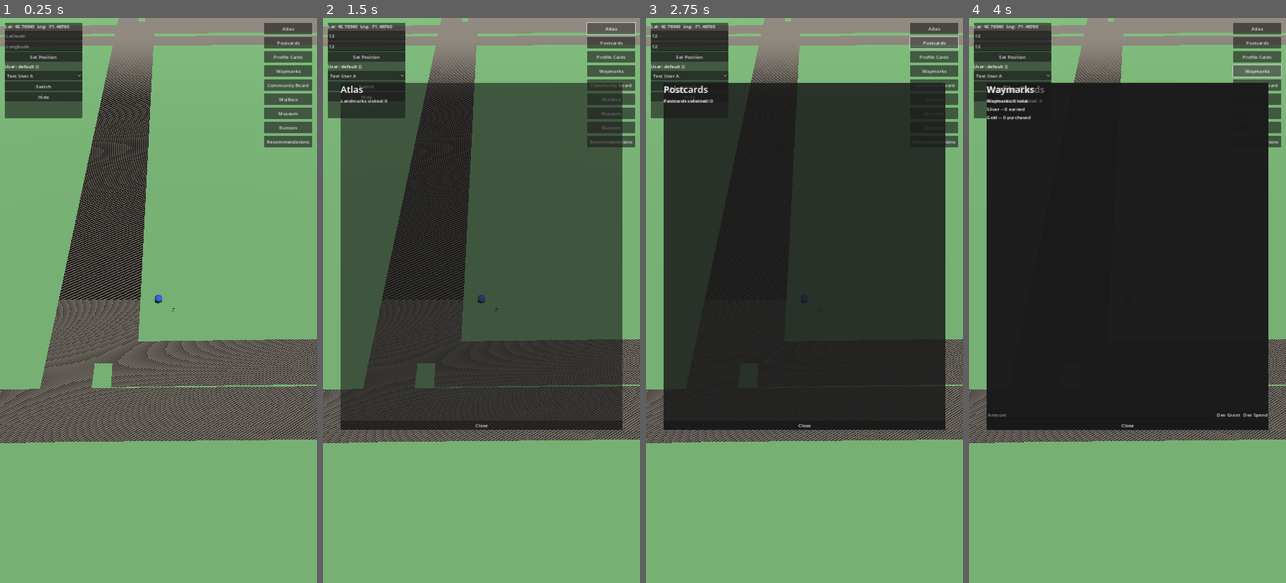
Above: before the commit, frames 1-4 (left to right).
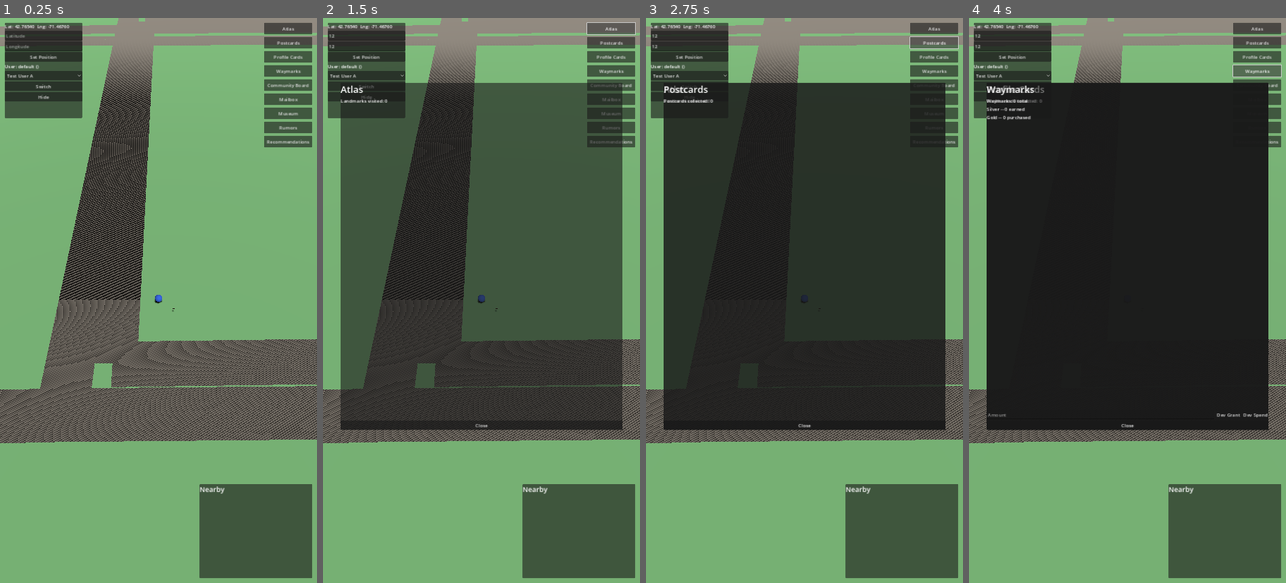
Above: after the commit, the same moments.

Repository: Dominic339/Shared-Skies
Game: Godot game, scene res://scenes/Main.tscn
The game is run twice, just before and just after one commit, with the same random seed, the same clock (stepped at 60 frames per second) and the same inputs.
Inputs (mouse positions are in pixels of both pictures, inside the frame that each line leads up to):
- Up to frame 1 (0.25 s): no input
- Up to frame 2 (1.5 s): click (367, 34) at 0.52 s; type "12" at 0.6 s; click (367, 46) at 0.75 s; type "12" at 0.83 s; click "Atlas" at 1.25 s
- Up to frame 3 (2.75 s): click "Postcards" at 2 s
- Up to frame 4 (4 s): click "Profile Cards" at 2.75 s; click "Waymarks" at 3.5 s

The runs differ from the first frame. In frame 1, 5.9% of the frame differs, in the area x 62-99%, y 82-100%; in frame 2, 5.9%; in frame 3, 5.9%; in frame 4, 5.9%.

Commit message:
Face signs toward nearest road, add wind swirl and Nearby corner list
- Landmark signs now auto-orient toward the closest road in their own
  cooked map tile data (road_facing.gd) whenever facing_degrees hasn't
  been manually set (still-unapplied migration 20260746000000 edited
  in place: the column is now nullable/no-default, null meaning "auto").
  A manually-set value always wins, so a later content pass can still
  hand-tune individual signs.
- Added an ambient wind-swirl particle effect (WindSwirl.tscn, ring
  emission + curl-noise turbulence, additive soft quads) around each
  Landmark marker -- a small Pokestop-like ambient touch, no texture
  assets required.
- Added a small always-on "Nearby" corner panel (Pokemon GO style)
  listing the 5 closest Landmarks/Community Centers by distance;
  tapping an entry jumps to it the same way tapping its in-world
  marker does.

Diff:
--- a/client/scenes/LandmarkMarker.tscn
+++ b/client/scenes/LandmarkMarker.tscn
@@ -1,8 +1,9 @@
-[gd_scene load_steps=9 format=3]
+[gd_scene load_steps=10 format=3]
 
 [ext_resource type="Script" path="res://scripts/landmark_marker.gd" id="1"]
 [ext_resource type="PackedScene" path="res://assets/models/landmark_sign.glb" id="2"]
 [ext_resource type="PackedScene" path="res://assets/models/profile_card_holder.glb" id="3"]
+[ext_resource type="PackedScene" path="res://scenes/WindSwirl.tscn" id="4"]
 
 [sub_resource type="BoxShape3D" id="BoxShape3D_1"]
 size = Vector3(0.4, 2.7, 2.4)
@@ -74,3 +75,6 @@
 font_size = 48
 outline_size = 8
 text = "Landmark Name"
+
+[node name="WindSwirl" parent="." instance=ExtResource("4")]
+transform = Transform3D(1, 0, 0, 0, 1, 0, 0, 0, 1, 0, 0.05, 0)
--- a/client/scenes/Main.tscn
+++ b/client/scenes/Main.tscn
@@ -16,6 +16,7 @@
 [ext_resource type="Script" path="res://scripts/rumors_ui.gd" id="14"]
 [ext_resource type="Script" path="res://scripts/community_recommendations_ui.gd" id="15"]
 [ext_resource type="Script" path="res://scripts/community_center_ui.gd" id="16"]
+[ext_resource type="Script" path="res://scripts/nearby_ui.gd" id="17"]
 
 [sub_resource type="PlaneMesh" id="PlaneMesh_1"]
 size = Vector2(6000, 6000)
@@ -642,3 +643,38 @@
 
 [node name="CloseButton" type="Button" parent="CommunityCenterUI/Panel/VBoxContainer"]
 text = "Close"
+
+[node name="NearbyUI" type="CanvasLayer" parent="."]
+script = ExtResource("17")
+
+[node name="Panel" type="PanelContainer" parent="NearbyUI"]
+offset_left = 680.0
+offset_top = 1584.0
+offset_right = 1064.0
+offset_bottom = 1904.0
+
+[node name="VBoxContainer" type="VBoxContainer" parent="NearbyUI/Panel"]
+
+[node name="TitleLabel" type="Label" parent="NearbyUI/Panel/VBoxContainer"]
+theme_override_font_sizes/font_size = 24
+text = "Nearby"
+
+[node name="Entry1" type="Button" parent="NearbyUI/Panel/VBoxContainer"]
+visible = false
+text = "--"
+
+[node name="Entry2" type="Button" parent="NearbyUI/Panel/VBoxContainer"]
+visible = false
+text = "--"
+
+[node name="Entry3" type="Button" parent="NearbyUI/Panel/VBoxContainer"]
+visible = false
+text = "--"
+
+[node name="Entry4" type="Button" parent="NearbyUI/Panel/VBoxContainer"]
+visible = false
+text = "--"
+
+[node name="Entry5" type="Button" parent="NearbyUI/Panel/VBoxContainer"]
+visible = false
+text = "--"
--- /dev/null
+++ b/client/scenes/WindSwirl.tscn
@@ -0,0 +1,42 @@
+[gd_scene load_steps=5 format=3]
+
+[ext_resource type="Shader" path="res://shaders/wind_particle.gdshader" id="1"]
+
+[sub_resource type="ShaderMaterial" id="ShaderMaterial_1"]
+shader = ExtResource("1")
+shader_parameter/tint = Color(0.95, 0.92, 0.8, 0.5)
+
+[sub_resource type="QuadMesh" id="QuadMesh_1"]
+material = SubResource("ShaderMaterial_1")
+size = Vector2(0.35, 0.35)
+
+[sub_resource type="ParticleProcessMaterial" id="ParticleProcessMaterial_1"]
+emission_shape = 6
+emission_ring_axis = Vector3(0, 1, 0)
+emission_ring_height = 0.1
+emission_ring_radius = 1.9
+emission_ring_inner_radius = 1.3
+direction = Vector3(0, 1, 0)
+spread = 20.0
+initial_velocity_min = 0.15
+initial_velocity_max = 0.35
+gravity = Vector3(0, 0.05, 0)
+turbulence_enabled = true
+turbulence_noise_strength = 1.4
+turbulence_noise_scale = 2.5
+turbulence_noise_speed = Vector3(0.2, 0.1, 0.2)
+turbulence_influence_min = 0.4
+turbulence_influence_max = 0.8
+damping_min = 0.1
+damping_max = 0.3
+scale_min = 0.6
+scale_max = 1.2
+
+[node name="WindSwirl" type="GPUParticles3D"]
+amount = 20
+lifetime = 3.5
+preprocess = 3.5
+randomness = 0.6
+fixed_fps = 30
+draw_pass_1 = SubResource("QuadMesh_1")
+process_material = SubResource("ParticleProcessMaterial_1")
--- a/client/scripts/main.gd
+++ b/client/scripts/main.gd
@@ -45,6 +45,7 @@
 @onready var community_recommendations_ui: CanvasLayer = $CommunityRecommendationsUI
 @onready var community_center_markers: Node3D = $CommunityCenterMarkers
 @onready var community_center_ui: CanvasLayer = $CommunityCenterUI
+@onready var nearby_ui: CanvasLayer = $NearbyUI
 
 var markers_by_landmark_id: Dictionary = {}
 var focused_marker: LandmarkMarker = null
@@ -69,6 +70,9 @@
 	community_center_ui.setup_links(
 		community_board_ui, museum_ui, mailbox_ui, community_recommendations_ui
 	)
+	nearby_ui.setup(landmark_markers, community_center_markers, player_marker, PROXIMITY_RADIUS_METERS)
+	nearby_ui.landmark_tapped.connect(_on_landmark_marker_tapped)
+	nearby_ui.community_center_tapped.connect(_on_community_center_marker_tapped)
 
 	if not SupabaseClient.is_ready:
 		await SupabaseClient.authenticated
@@ -195,15 +199,26 @@
 	for row: Dictionary in rows:
 		var marker: LandmarkMarker = LandmarkMarkerScene.instantiate()
 		landmark_markers.add_child(marker)
+		var lat: float = row.get("lat", 0.0)
+		var lng: float = row.get("lng", 0.0)
+		# null facing_degrees means no manual override has been set for
+		# this Landmark yet -- fall back to auto-facing the nearest road;
+		# if even that finds nothing nearby (outside the exported map
+		# area), 0.0 is a reasonable last-resort default.
+		var facing_degrees: Variant = row.get("facing_degrees")
+		if facing_degrees == null:
+			facing_degrees = RoadFacing.compute_facing_degrees(lat, lng)
+		if facing_degrees == null:
+			facing_degrees = 0.0
 		marker.setup(
 			row.get("id", ""),
 			row.get("code", ""),
 			row.get("name", ""),
 			row.get("category", ""),
 			row.get("profile_card_slot_count", 3),
-			row.get("facing_degrees", 0.0)
+			facing_degrees
 		)
-		marker.position = GeoProjection.to_local(row.get("lat", 0.0), row.get("lng", 0.0))
+		marker.position = GeoProjection.to_local(lat, lng)
 		marker.tapped.connect(_on_landmark_marker_tapped)
 		markers_by_landmark_id[marker.landmark_id] = marker
 
--- /dev/null
+++ b/client/scripts/nearby_ui.gd
@@ -0,0 +1,94 @@
+extends CanvasLayer
+
+# Small always-on corner widget, Pokemon-GO-style -- not a modal panel
+# (no Close button, not wired into main.gd's Escape handler chain), just
+# a passive distance-sorted readout of the closest Landmarks/Community
+# Centers that updates on an interval rather than every frame, and lets
+# the player tap an entry to jump straight to it (same as tapping the
+# marker itself in the world).
+
+signal landmark_tapped(marker: LandmarkMarker)
+signal community_center_tapped(marker: CommunityCenterMarker)
+
+const UPDATE_INTERVAL_SECONDS := 0.5
+const MAX_ENTRIES := 5
+
+@onready var entry_buttons: Array[Button] = [
+	$Panel/VBoxContainer/Entry1,
+	$Panel/VBoxContainer/Entry2,
+	$Panel/VBoxContainer/Entry3,
+	$Panel/VBoxContainer/Entry4,
+	$Panel/VBoxContainer/Entry5,
+]
+
+var _landmark_markers: Node3D
+var _community_center_markers: Node3D
+var _player_marker: Node3D
+var _proximity_radius_meters: float = 25.0
+var _timer_seconds: float = 0.0
+var _entry_markers: Array = []
+
+
+func _ready() -> void:
+	for i in entry_buttons.size():
+		entry_buttons[i].visible = false
+		entry_buttons[i].pressed.connect(_on_entry_pressed.bind(i))
+		_entry_markers.append(null)
+
+
+func setup(
+	landmark_markers: Node3D, community_center_markers: Node3D,
+	player_marker: Node3D, proximity_radius_meters: float
+) -> void:
+	_landmark_markers = landmark_markers
+	_community_center_markers = community_center_markers
+	_player_marker = player_marker
+	_proximity_radius_meters = proximity_radius_meters
+	_refresh()
+
+
+func _process(delta: float) -> void:
+	_timer_seconds += delta
+	if _timer_seconds < UPDATE_INTERVAL_SECONDS:
+		return
+	_timer_seconds = 0.0
+	_refresh()
+
+
+func _refresh() -> void:
+	if _landmark_markers == null or _player_marker == null:
+		return
+
+	var entries: Array = []
+	for marker: LandmarkMarker in _landmark_markers.get_children():
+		entries.append({
+			"marker": marker,
+			"name": marker.landmark_name,
+			"distance": _player_marker.global_position.distance_to(marker.global_position),
+		})
+	for marker: CommunityCenterMarker in _community_center_markers.get_children():
+		entries.append({
+			"marker": marker,
+			"name": marker.center_name,
+			"distance": _player_marker.global_position.distance_to(marker.global_position),
+		})
+	entries.sort_custom(func(a: Dictionary, b: Dictionary) -> bool: return a["distance"] < b["distance"])
+
+	for i in entry_buttons.size():
+		if i < entries.size():
+			var entry: Dictionary = entries[i]
+			var suffix := "  (in range)" if entry["distance"] <= _proximity_radius_meters else ""
+			entry_buttons[i].text = "%s — %dm%s" % [entry["name"], int(entry["distance"]), suffix]
+			entry_buttons[i].visible = true
+			_entry_markers[i] = entry["marker"]
+		else:
+			entry_buttons[i].visible = false
+			_entry_markers[i] = null
+
+
+func _on_entry_pressed(index: int) -> void:
+	var marker: Variant = _entry_markers[index]
+	if marker is LandmarkMarker:
+		landmark_tapped.emit(marker)
+	elif marker is CommunityCenterMarker:
+		community_center_tapped.emit(marker)
--- /dev/null
+++ b/client/scripts/road_facing.gd
@@ -0,0 +1,59 @@
+class_name RoadFacing
+extends RefCounted
+
+# Auto-orients a Landmark sign toward the nearest road, reusing the same
+# cooked tile JSON map_tile_loader.gd already streams (see
+# map_pipeline/export_cooked_tiles.py) -- read directly from disk here
+# instead of depending on MapTileLoader's player-position-driven
+# streaming, since a Landmark can be loaded before the player has ever
+# been anywhere near its tile. Only used as a fallback when a Landmark's
+# facing_degrees is null (no manual override set in the database yet).
+
+const ZOOM := 14
+const TILE_DIR := "res://assets/map_tiles/nashua/"
+# The Landmark's own tile plus one ring of neighbors -- a road can be the
+# closest one to a point sitting right at a tile's edge even though the
+# road itself is drawn in the adjacent tile.
+const SEARCH_RADIUS_TILES := 1
+
+
+# Returns a compass-style yaw in degrees (same atan2(x, z) convention
+# landmark_marker.gd's rotation.y and the old ambient face-camera code
+# both already used), or null if no road data is available near this
+# Landmark at all (e.g. outside the currently-exported map area).
+static func compute_facing_degrees(lat: float, lng: float) -> Variant:
+	var local_pos := GeoProjection.to_local(lat, lng)
+	var origin := Vector2(local_pos.x, local_pos.z)
+	var tile := GeoProjection.tile_index(lat, lng, ZOOM)
+
+	var closest_point: Vector2 = Vector2.ZERO
+	var closest_dist_sq := INF
+	var found := false
+
+	for dx in range(-SEARCH_RADIUS_TILES, SEARCH_RADIUS_TILES + 1):
+		for dy in range(-SEARCH_RADIUS_TILES, SEARCH_RADIUS_TILES + 1):
+			var path := "%s%d_%d_%d.json" % [TILE_DIR, ZOOM, tile.x + dx, tile.y + dy]
+			if not FileAccess.file_exists(path):
+				continue
+			var file := FileAccess.open(path, FileAccess.READ)
+			var data: Variant = JSON.parse_string(file.get_as_text())
+			if data == null:
+				continue
+
+			for road: Dictionary in data.get("roads", []):
+				var points: Array = road.get("points", [])
+				for i in range(points.size() - 1):
+					var a := Vector2(points[i][0], points[i][1])
+					var b := Vector2(points[i + 1][0], points[i + 1][1])
+					var candidate: Vector2 = Geometry2D.get_closest_point_to_segment(origin, a, b)
+					var dist_sq := origin.distance_squared_to(candidate)
+					if dist_sq < closest_dist_sq:
+						closest_dist_sq = dist_sq
+						closest_point = candidate
+						found = true
+
+	if not found:
+		return null
+
+	var to_road := closest_point - origin
+	return rad_to_deg(atan2(to_road.x, to_road.y))
--- /dev/null
+++ b/client/shaders/wind_particle.gdshader
@@ -0,0 +1,24 @@
+shader_type spatial;
+render_mode blend_add, cull_disabled, unshaded, depth_draw_never, shadows_disabled, billboard;
+
+// Soft round wisp for the ambient wind-swirl effect around Landmark signs
+// (see WindSwirl.tscn) -- a plain QuadMesh drawn with a radial alpha
+// falloff computed from UV distance-to-center, so it reads as a soft
+// puff/leaf instead of a hard-edged square. No texture asset needed.
+// billboard always faces the quad at the camera (particles have no
+// natural "forward" of their own); blend_add + depth_draw_never is the
+// standard combo for overlapping additive particles -- additive blending
+// is order-independent, so skipping the depth write avoids z-fighting
+// between particles without needing them sorted, while depth TESTING
+// (still on by default) still lets the sign itself occlude particles
+// that drift behind it.
+
+uniform vec4 tint : source_color = vec4(0.95, 0.92, 0.8, 1.0);
+
+void fragment() {
+	vec2 centered = UV - vec2(0.5);
+	float dist = length(centered) * 2.0;
+	float falloff = 1.0 - smoothstep(0.0, 1.0, dist);
+	ALBEDO = tint.rgb;
+	ALPHA = falloff * tint.a * COLOR.a;
+}
Not shown, changed: supabase/migrations/20260746000000_landmark_static_facing.sql
